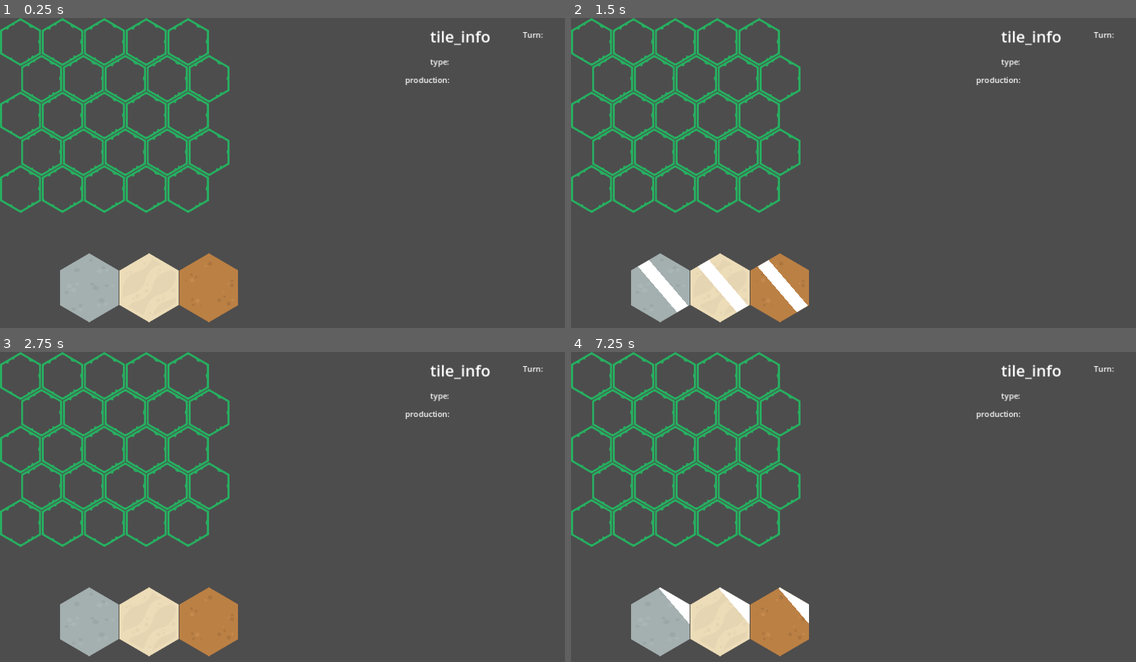
Above: before the commit, frames 1-4 (two rows, left to right).
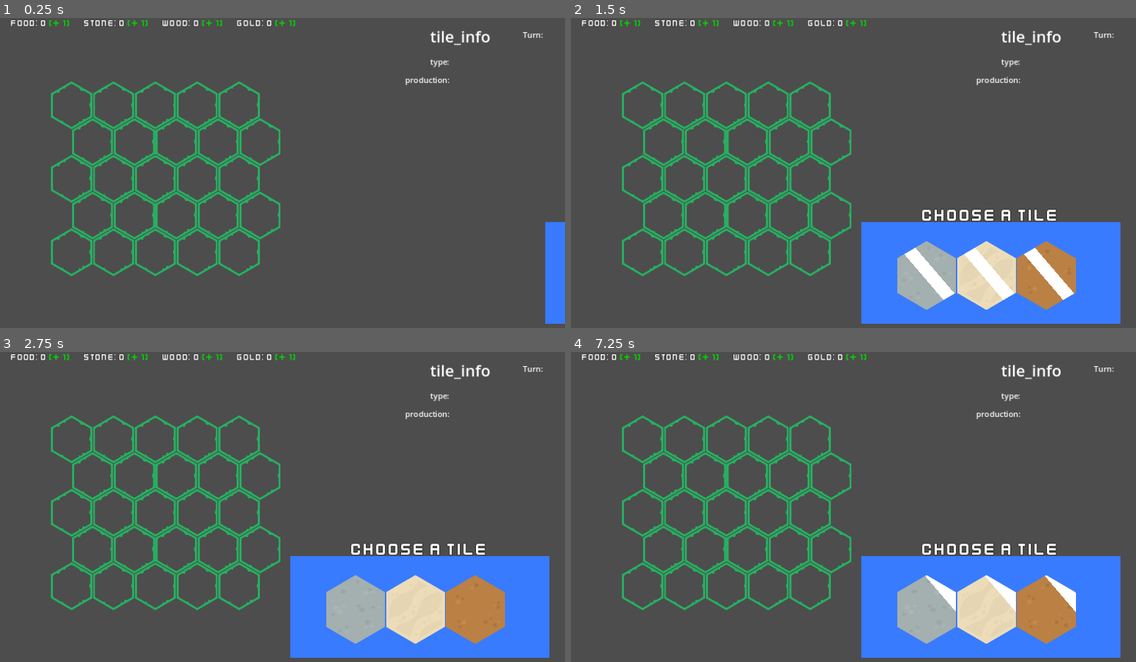
Above: after the commit, the same moments.

Repository: nicoviarnes/hex
Game: Godot game, scene res://main.tscn
Two runs of this game, one before a commit and one after it. Both use one fixed random seed, a clock stepped at 60 frames per second and the inputs below.
Inputs (mouse positions are in pixels of both pictures, inside the frame that each line leads up to):
- Up to frame 1 (0.25 s): no input
- Up to frame 2 (1.5 s): move the mouse to (593, 42) at 0.52 s; click (593, 42) at 0.67 s; move the mouse to (633, 42) at 1.27 s; click (633, 42) at 1.42 s
- Up to frame 3 (2.75 s): move the mouse to (101, 376) at 2.02 s; click (101, 376) at 2.17 s
- Up to frame 4 (7.25 s): tap Enter at 2.75, 4.25, 5.75 s; move the mouse to (717, 376) at 2.77 s; click (717, 376) at 2.92 s; tap Space at 3.5, 5, 6.5 s; move the mouse to (757, 376) at 3.52 s; click (757, 376) at 3.67 s; move the mouse to (610, 414) at 4.27 s; click (610, 414) at 4.42 s; move the mouse to (655, 414) at 5.02 s; click (655, 414) at 5.17 s; move the mouse to (695, 414) at 5.77 s; click (695, 414) at 5.92 s; move the mouse to (740, 414) at 6.52 s; click (740, 414) at 6.67 s

The runs differ from the first frame. In frame 1, 15% of the frame differs, in the area x 0-100%, y 0-99%; in frame 2, 29%, in the area x 0-98%, y 0-99%; in frame 3, 29%; in frame 4, 29%.

Commit message:
implement turn system, implement resource gains, implement adjacency bonuses

Diff:
--- /dev/null
+++ b/autoloads/ResourceManager.gd
@@ -0,0 +1,39 @@
+extends Node
+
+signal updateResources
+signal updateProduction
+
+var current_food = 0
+var current_stone = 0
+var current_wood = 0
+var current_gold = 0
+
+var food_per_turn = 1
+var stone_per_turn = 1
+var wood_per_turn = 1
+var gold_per_turn = 1
+
+func _ready():
+	TurnManager.turnEnded.connect(update_resources)
+
+func update_resources():
+	current_food += food_per_turn
+	current_stone += stone_per_turn
+	current_wood += wood_per_turn
+	current_gold += gold_per_turn
+
+	emit_signal("updateResources")
+
+
+func update_production(production, resourceProduced):
+	print(resourceProduced)
+	match resourceProduced:
+		"food":
+			food_per_turn += production
+		"stone":
+			stone_per_turn += production
+		"wood":
+			wood_per_turn += production
+		"gold":
+			gold_per_turn += production
+	emit_signal("updateProduction")
--- a/autoloads/TurnManager.gd
+++ b/autoloads/TurnManager.gd
@@ -1,8 +1,16 @@
 extends Node
 
+signal tilePlaced
+signal turnEnded
 
+var tile_placed_this_turn = false
 var turn = 0
+
+func tile_placed():
+	tile_placed_this_turn = true
+	emit_signal("tilePlaced")
 
 func end_turn():
 	turn += 1
-	print(turn)
+	tile_placed_this_turn = false
+	emit_signal("turnEnded")
--- a/hex.gd
+++ b/hex.gd
@@ -17,10 +17,10 @@
 
 #tile type dictionary for setting tile info
 var TILE_TYPES = {
-	grass: ["grass", 1],
-	dirt: ["dirt", 1],
-	stone: ["stone", 1],
-	sand: ["sand", 1],
+	grass: ["grass", 1, "wood"],
+	dirt: ["dirt", 1, "food"],
+	stone: ["stone", 1, "stone"],
+	sand: ["sand", 1, "gold"],
 }
 
 #terrain type of the tile
@@ -28,6 +28,7 @@
 
 #resource produced by the tile
 var production : int
+var resourceProduced : String
 
 #array containing neihboring hex nodes
 var neighbors : Array
@@ -59,8 +60,9 @@
 		if TurnManager.turn == 0:
 			if ChoiceManager.choice != null:
 				set_tile()
-				#increment the turn in the TurnManager autoload script
-				TurnManager.turn += 1
+			elif occupied:
+				#signal to the label script in main scene to update the info labels
+				emit_signal("selected", self)
 		else:
 			if not occupied && ChoiceManager.choice != null:
 				#on all subsequent turns we check to make sure that the player can only place tiles adjacent to an existing tile
@@ -71,31 +73,38 @@
 			elif occupied:
 				#signal to the label script in main scene to update the info labels
 				emit_signal("selected", self)
-				FCTManager.show_value(15)
 
 
 # set the empty tile to the selected tile values
 func set_tile():
-	self.texture = ChoiceManager.choice
-	ChoiceManager.choice = null
-	occupied = true
-	if self.texture in TILE_TYPES:
-		var tile_type = TILE_TYPES[self.texture]
-		type = tile_type[0]
-		production = tile_type[1]
-		update_self()
-		update_neighbors()
-
+	if not TurnManager.tile_placed_this_turn:
+		self.texture = ChoiceManager.choice
+		ChoiceManager.choice = null
+		occupied = true
+		if self.texture in TILE_TYPES:
+			var tile_type = TILE_TYPES[self.texture]
+			type = tile_type[0]
+			production = tile_type[1]
+			resourceProduced = tile_type[2]
+			update_self()
+			update_neighbors()
+		TurnManager.tile_placed()
 
 func update_self():
 	for neighbor in neighbors:
 		if neighbor.get_parent().type == type:
 			production += 1
+	ResourceManager.update_production(production,resourceProduced)
+
 
 func update_neighbors():
+	var added_production = 0
 	for neighbor in neighbors:
 		if neighbor.get_parent().type == type:
 			neighbor.get_parent().production += 1
+			added_production += 1
+	ResourceManager.update_production(added_production, resourceProduced)
+
 
 #check to see if there are any valid neighbors nearby on the grid
 func is_tile_valid():
@@ -110,3 +119,8 @@
 	if area.is_in_group("hex") && area.get_parent() != self && area.get_parent():
 		if not neighbors.has(area):
 			neighbors.append(area)
+
+
+func resource_gained_popup():
+	if type.length() > 0:
+		FCTManager.show_value(production)
--- a/hex_info.gd
+++ b/hex_info.gd
@@ -2,8 +2,13 @@
 
 @onready var type_label = $type
 @onready var production_label = $production
+@onready var turn_label = $turn
 
-# Called when the node enters the scene tree for the first time.
+
 func update_info(node):
 	type_label.text = "Type: " + node.type
 	production_label.text = "Production: " + str(node.production)
+
+
+func _on_endturn_button_update_turn():
+	turn_label.text = "Turn: " + str(TurnManager.turn)
--- a/main.tscn
+++ b/main.tscn
@@ -1,16 +1,20 @@
-[gd_scene load_steps=4 format=3 uid="uid://cyncqvduph3yy"]
+[gd_scene load_steps=6 format=3 uid="uid://cyncqvduph3yy"]
 
 [ext_resource type="PackedScene" uid="uid://db6e4fctrilsf" path="res://map.tscn" id="1_07mbj"]
-[ext_resource type="PackedScene" uid="uid://btgb3ge2g4158" path="res://random_hexes.tscn" id="2_wnl4u"]
+[ext_resource type="PackedScene" uid="uid://n8s7uiy733gc" path="res://ui_elements/resource_tracker.tscn" id="1_qq8g0"]
+[ext_resource type="PackedScene" uid="uid://blteig541fori" path="res://ui_elements/tile_picker.tscn" id="3_e5cay"]
 [ext_resource type="Script" path="res://hex_info.gd" id="3_p1wmd"]
+[ext_resource type="PackedScene" uid="uid://2stkh27ubhog" path="res://ui_elements/endturn_button.tscn" id="4_5kte4"]
 
 [node name="Main" type="Node2D"]
 
-[node name="Map" parent="." instance=ExtResource("1_07mbj")]
-scale = Vector2(0.7, 0.7)
-
-[node name="RandomHexes" parent="." instance=ExtResource("2_wnl4u")]
-position = Vector2(182, 550)
+[node name="ResourceTracker" parent="." instance=ExtResource("1_qq8g0")]
+anchors_preset = 0
+anchor_right = 0.0
+anchor_bottom = 0.0
+offset_bottom = 0.0
+grow_horizontal = 1
+grow_vertical = 1
 
 [node name="Info" type="Label" parent="."]
 offset_left = 877.0
@@ -45,3 +49,29 @@
 offset_right = 283.0
 offset_bottom = 35.0
 text = "Turn: "
+
+[node name="TilePicker" parent="." instance=ExtResource("3_e5cay")]
+offset_left = 1186.0
+offset_top = 416.0
+offset_right = 1714.0
+offset_bottom = 624.0
+
+[node name="EndturnButton" parent="." instance=ExtResource("4_5kte4")]
+visible = false
+anchors_preset = 15
+anchor_right = 1.0
+anchor_bottom = 1.0
+offset_left = 834.0
+offset_top = 532.0
+offset_right = 1024.0
+offset_bottom = 581.0
+grow_horizontal = 2
+grow_vertical = 2
+
+[node name="Map" parent="." instance=ExtResource("1_07mbj")]
+position = Vector2(104, 129)
+scale = Vector2(0.7, 0.7)
+
+[connection signal="makeNewHand" from="TilePicker" to="EndturnButton" method="_on_tile_picker_make_new_hand"]
+[connection signal="pressed" from="EndturnButton" to="TilePicker" method="_on_endturn_button_pressed"]
+[connection signal="updateTurn" from="EndturnButton" to="Info" method="_on_endturn_button_update_turn"]
--- a/map.gd
+++ b/map.gd
@@ -29,6 +29,7 @@
 			#var hex_tile = sprite.get_node("HexTile")
 			#print(info.update_info())
 			sprite.selected.connect(info.update_info)
+			TurnManager.turnEnded.connect(sprite.resource_gained_popup)
 			sprite.position = current_position + Vector2(x_offset, 0)
 			add_child(sprite)
 
--- a/project.godot
+++ b/project.godot
@@ -19,6 +19,7 @@
 
 ChoiceManager="*res://autoloads/ChoiceManager.gd"
 TurnManager="*res://autoloads/TurnManager.gd"
+ResourceManager="*res://autoloads/ResourceManager.gd"
 
 [display]
 
--- a/random_hexes.gd
+++ b/random_hexes.gd
@@ -2,7 +2,6 @@
 
 var hex_choice = preload("res://choice.tscn")
 var choice_count = 3
-var x_offset = 0
 
 # Called when the node enters the scene tree for the first time.
 func _ready():
@@ -10,9 +9,17 @@
 
 
 func make_choices():
+	var x_offset = 0
+	for child in get_children():
+		child.queue_free()
+
 	for choice in choice_count:
 		var hex = hex_choice.instantiate()
 		hex.position.x = x_offset
 		hex.position.y = 0
 		x_offset += 122
 		add_child(hex)
+
+
+func _on_tile_picker_make_new_hand():
+	make_choices()
--- /dev/null
+++ b/ui_elements/endturn_button.gd
@@ -0,0 +1,13 @@
+extends TextureButton
+
+signal updateTurn
+
+
+func _on_pressed():
+	visible = false
+	TurnManager.end_turn()
+	emit_signal("updateTurn")
+
+
+func _on_tile_picker_make_new_hand():
+	visible = true
--- /dev/null
+++ b/ui_elements/endturn_button.tscn
@@ -0,0 +1,31 @@
+[gd_scene load_steps=6 format=3 uid="uid://2stkh27ubhog"]
+
+[ext_resource type="Texture2D" uid="uid://kyor7lod206s" path="res://assets/PNG/red_button11.png" id="1_f06d5"]
+[ext_resource type="Texture2D" uid="uid://bm33uey05yne4" path="res://assets/PNG/red_button12.png" id="2_04auo"]
+[ext_resource type="Texture2D" uid="uid://b0lxkgh0vfuy2" path="res://assets/PNG/red_button13.png" id="3_5cte7"]
+[ext_resource type="Script" path="res://ui_elements/endturn_button.gd" id="3_p7q28"]
+[ext_resource type="FontFile" uid="uid://bka8bd4shbl68" path="res://assets/Font/kenvector_future.ttf" id="5_aafcd"]
+
+[node name="EndturnButton" type="TextureButton"]
+offset_right = 40.0
+offset_bottom = 40.0
+texture_normal = ExtResource("1_f06d5")
+texture_pressed = ExtResource("2_04auo")
+texture_hover = ExtResource("3_5cte7")
+script = ExtResource("3_p7q28")
+
+[node name="Label" type="Label" parent="."]
+layout_mode = 0
+offset_left = 5.0
+offset_top = 2.0
+offset_right = 186.0
+offset_bottom = 41.0
+theme_override_colors/font_outline_color = Color(0, 0, 0, 1)
+theme_override_constants/outline_size = 4
+theme_override_fonts/font = ExtResource("5_aafcd")
+theme_override_font_sizes/font_size = 28
+text = "End Turn"
+horizontal_alignment = 1
+vertical_alignment = 1
+
+[connection signal="pressed" from="." to="." method="_on_pressed"]
--- /dev/null
+++ b/ui_elements/resource_tracker.gd
@@ -0,0 +1,34 @@
+extends HBoxContainer
+
+@onready var current_food = $currentFood
+@onready var food_per_turn = $foodPerTurn
+
+@onready var current_stone = $currentStone
+@onready var stone_per_turn = $stonePerTurn
+
+@onready var current_wood = $currentWood
+@onready var wood_per_turn = $woodPerTurn
+
+@onready var current_gold = $currentGold
+@onready var gold_per_turn = $goldPerTurn
+
+# Called when the node enters the scene tree for the first time.
+func _ready():
+	ResourceManager.updateResources.connect(update_resources)
+	ResourceManager.updateProduction.connect(update_production)
+	update_resources()
+	update_production()
+
+
+func update_resources():
+	current_food.text = str(ResourceManager.current_food)
+	current_stone.text = str(ResourceManager.current_stone)
+	current_wood.text = str(ResourceManager.current_wood)
+	current_gold.text = str(ResourceManager.current_gold)
+
+
+func update_production():
+	food_per_turn.text = "(+ " + str(ResourceManager.food_per_turn) + ")"
+	stone_per_turn.text = "(+ " + str(ResourceManager.stone_per_turn) + ")"
+	wood_per_turn.text = "(+ " + str(ResourceManager.wood_per_turn) + ")"
+	gold_per_turn.text = "(+ " + str(ResourceManager.gold_per_turn) + ")"
--- /dev/null
+++ b/ui_elements/resource_tracker.tscn
@@ -0,0 +1,169 @@
+[gd_scene load_steps=3 format=3 uid="uid://n8s7uiy733gc"]
+
+[ext_resource type="FontFile" uid="uid://qtuekc33gx5u" path="res://assets/Font/kenvector_future_thin.ttf" id="1_cqb1q"]
+[ext_resource type="Script" path="res://ui_elements/resource_tracker.gd" id="1_tqc1h"]
+
+[node name="ResourceTracker" type="HBoxContainer"]
+anchors_preset = 15
+anchor_right = 1.0
+anchor_bottom = 1.0
+offset_bottom = -566.0
+grow_horizontal = 2
+grow_vertical = 2
+script = ExtResource("1_tqc1h")
+
+[node name="spacer4" type="Label" parent="."]
+layout_mode = 2
+theme_override_colors/font_outline_color = Color(0, 0, 0, 1)
+theme_override_constants/outline_size = 2
+theme_override_fonts/font = ExtResource("1_cqb1q")
+theme_override_font_sizes/font_size = 18
+text = "    "
+horizontal_alignment = 1
+vertical_alignment = 1
+
+[node name="Food" type="Label" parent="."]
+layout_mode = 2
+theme_override_colors/font_outline_color = Color(0, 0, 0, 1)
+theme_override_constants/outline_size = 2
+theme_override_fonts/font = ExtResource("1_cqb1q")
+theme_override_font_sizes/font_size = 18
+text = "Food:"
+horizontal_alignment = 1
+vertical_alignment = 1
+
+[node name="currentFood" type="Label" parent="."]
+layout_mode = 2
+theme_override_colors/font_outline_color = Color(0, 0, 0, 1)
+theme_override_constants/outline_size = 2
+theme_override_fonts/font = ExtResource("1_cqb1q")
+theme_override_font_sizes/font_size = 18
+text = "0"
+horizontal_alignment = 1
+vertical_alignment = 1
+
+[node name="foodPerTurn" type="Label" parent="."]
+layout_mode = 2
+theme_override_colors/font_color = Color(0, 0.862745, 0, 1)
+theme_override_fonts/font = ExtResource("1_cqb1q")
+theme_override_font_sizes/font_size = 18
+text = "(+1)"
+horizontal_alignment = 1
+vertical_alignment = 1
+
+[node name="spacer" type="Label" parent="."]
+layout_mode = 2
+theme_override_colors/font_outline_color = Color(0, 0, 0, 1)
+theme_override_constants/outline_size = 2
+theme_override_fonts/font = ExtResource("1_cqb1q")
+theme_override_font_sizes/font_size = 18
+text = "    "
+horizontal_alignment = 1
+vertical_alignment = 1
+
+[node name="Stone" type="Label" parent="."]
+layout_mode = 2
+theme_override_colors/font_outline_color = Color(0, 0, 0, 1)
+theme_override_constants/outline_size = 2
+theme_override_fonts/font = ExtResource("1_cqb1q")
+theme_override_font_sizes/font_size = 18
+text = "stone:"
+horizontal_alignment = 1
+vertical_alignment = 1
+
+[node name="currentStone" type="Label" parent="."]
+layout_mode = 2
+theme_override_colors/font_outline_color = Color(0, 0, 0, 1)
+theme_override_constants/outline_size = 2
+theme_override_fonts/font = ExtResource("1_cqb1q")
+theme_override_font_sizes/font_size = 18
+text = "0"
+horizontal_alignment = 1
+vertical_alignment = 1
+
+[node name="stonePerTurn" type="Label" parent="."]
+layout_mode = 2
+theme_override_colors/font_color = Color(0, 0.862745, 0, 1)
+theme_override_fonts/font = ExtResource("1_cqb1q")
+theme_override_font_sizes/font_size = 18
+text = "(+1)"
+horizontal_alignment = 1
+vertical_alignment = 1
+
+[node name="spacer2" type="Label" parent="."]
+layout_mode = 2
+theme_override_colors/font_outline_color = Color(0, 0, 0, 1)
+theme_override_constants/outline_size = 2
+theme_override_fonts/font = ExtResource("1_cqb1q")
+theme_override_font_sizes/font_size = 18
+text = "    "
+horizontal_alignment = 1
+vertical_alignment = 1
+
+[node name="wood" type="Label" parent="."]
+layout_mode = 2
+theme_override_colors/font_outline_color = Color(0, 0, 0, 1)
+theme_override_constants/outline_size = 2
+theme_override_fonts/font = ExtResource("1_cqb1q")
+theme_override_font_sizes/font_size = 18
+text = "wood:"
+horizontal_alignment = 1
+vertical_alignment = 1
+
+[node name="currentWood" type="Label" parent="."]
+layout_mode = 2
+theme_override_colors/font_outline_color = Color(0, 0, 0, 1)
+theme_override_constants/outline_size = 2
+theme_override_fonts/font = ExtResource("1_cqb1q")
+theme_override_font_sizes/font_size = 18
+text = "0"
+horizontal_alignment = 1
+vertical_alignment = 1
+
+[node name="woodPerTurn" type="Label" parent="."]
+layout_mode = 2
+theme_override_colors/font_color = Color(0, 0.862745, 0, 1)
+theme_override_fonts/font = ExtResource("1_cqb1q")
+theme_override_font_sizes/font_size = 18
+text = "(+1)"
+horizontal_alignment = 1
+vertical_alignment = 1
+
+[node name="spacer3" type="Label" parent="."]
+layout_mode = 2
+theme_override_colors/font_outline_color = Color(0, 0, 0, 1)
+theme_override_constants/outline_size = 2
+theme_override_fonts/font = ExtResource("1_cqb1q")
+theme_override_font_sizes/font_size = 18
+text = "    "
+horizontal_alignment = 1
+vertical_alignment = 1
+
+[node name="gold" type="Label" parent="."]
+layout_mode = 2
+theme_override_colors/font_outline_color = Color(0, 0, 0, 1)
+theme_override_constants/outline_size = 2
+theme_override_fonts/font = ExtResource("1_cqb1q")
+theme_override_font_sizes/font_size = 18
+text = "gold:"
+horizontal_alignment = 1
+vertical_alignment = 1
+
+[node name="currentGold" type="Label" parent="."]
+layout_mode = 2
+theme_override_colors/font_outline_color = Color(0, 0, 0, 1)
+theme_override_constants/outline_size = 2
+theme_override_fonts/font = ExtResource("1_cqb1q")
+theme_override_font_sizes/font_size = 18
+text = "0"
+horizontal_alignment = 1
+vertical_alignment = 1
+
+[node name="goldPerTurn" type="Label" parent="."]
+layout_mode = 2
+theme_override_colors/font_color = Color(0, 0.862745, 0, 1)
+theme_override_fonts/font = ExtResource("1_cqb1q")
+theme_override_font_sizes/font_size = 18
+text = "(+1)"
+horizontal_alignment = 1
+vertical_alignment = 1
--- /dev/null
+++ b/ui_elements/tile_picker.gd
@@ -0,0 +1,25 @@
+extends ColorRect
+
+signal makeNewHand
+
+
+func _ready():
+	show_hand()
+	TurnManager.tilePlaced.connect(hide_hand)
+
+func show_hand():
+	var tween = get_tree().create_tween()
+	tween.tween_property(self, "position", Vector2(592, 416), 1).set_trans(Tween.TRANS_QUAD).set_ease(Tween.EASE_IN_OUT)
+
+func hide_hand():
+	var tween = get_tree().create_tween()
+	tween.tween_property(self, "position", Vector2(1186, 416), 1).set_trans(Tween.TRANS_QUAD).set_ease(Tween.EASE_IN_OUT)
+
+	tween.tween_callback(make_new_hand)
+
+
+func make_new_hand():
+	emit_signal("makeNewHand")
+
+func _on_endturn_button_pressed():
+	show_hand()
--- /dev/null
+++ b/ui_elements/tile_picker.tscn
@@ -0,0 +1,37 @@
+[gd_scene load_steps=4 format=3 uid="uid://blteig541fori"]
+
+[ext_resource type="Script" path="res://ui_elements/tile_picker.gd" id="1_5qbvq"]
+[ext_resource type="FontFile" uid="uid://qtuekc33gx5u" path="res://assets/Font/kenvector_future_thin.ttf" id="1_7ibka"]
+[ext_resource type="PackedScene" uid="uid://btgb3ge2g4158" path="res://random_hexes.tscn" id="2_rgg5g"]
+
+[node name="TilePicker" type="ColorRect"]
+offset_left = 334.0
+offset_top = 257.0
+offset_right = 862.0
+offset_bottom = 465.0
+mouse_filter = 2
+color = Color(0.219608, 0.482353, 1, 1)
+script = ExtResource("1_5qbvq")
+
+[node name="Label" type="Label" parent="."]
+layout_mode = 1
+anchors_preset = 5
+anchor_left = 0.5
+anchor_right = 0.5
+offset_left = -138.0
+offset_top = -35.0
+offset_right = 138.0
+offset_bottom = 9.0
+grow_horizontal = 2
+theme_override_colors/font_outline_color = Color(0, 0, 0, 1)
+theme_override_constants/outline_size = 3
+theme_override_fonts/font = ExtResource("1_7ibka")
+theme_override_font_sizes/font_size = 36
+text = "Choose a Tile"
+horizontal_alignment = 1
+vertical_alignment = 1
+
+[node name="RandomHexes" parent="." instance=ExtResource("2_rgg5g")]
+position = Vector2(133, 109)
+
+[connection signal="makeNewHand" from="." to="RandomHexes" method="_on_tile_picker_make_new_hand"]
--- a/utility/fct.tscn
+++ b/utility/fct.tscn
@@ -1,13 +1,16 @@
-[gd_scene load_steps=2 format=3 uid="uid://jx61d0tsyt7m"]
+[gd_scene load_steps=3 format=3 uid="uid://jx61d0tsyt7m"]
 
 [ext_resource type="Script" path="res://utility/fct.gd" id="1_a2hso"]
+[ext_resource type="FontFile" uid="uid://bka8bd4shbl68" path="res://assets/Font/kenvector_future.ttf" id="1_fh5gf"]
 
 [node name="FCT" type="Label"]
 offset_right = 40.0
 offset_bottom = 23.0
+theme_override_colors/font_color = Color(0.14902, 0.698039, 0, 1)
 theme_override_colors/font_outline_color = Color(0, 0, 0, 1)
 theme_override_constants/outline_size = 4
-theme_override_font_sizes/font_size = 18
+theme_override_fonts/font = ExtResource("1_fh5gf")
+theme_override_font_sizes/font_size = 26
 text = "FCT"
 horizontal_alignment = 1
 vertical_alignment = 1
Binary file added: assets/Font/kenvector_future.ttf
Not shown, added: assets/Font/kenvector_future.ttf.import
Binary file added: assets/Font/kenvector_future_thin.ttf
Not shown, added: assets/Font/kenvector_future_thin.ttf.import
Binary file added: assets/PNG/blue_boxCheckmark.png
Not shown, added: assets/PNG/blue_boxCheckmark.png.import
Binary file added: assets/PNG/blue_boxCross.png
Not shown, added: assets/PNG/blue_boxCross.png.import
Binary file added: assets/PNG/blue_boxTick.png
Not shown, added: assets/PNG/blue_boxTick.png.import
Binary file added: assets/PNG/blue_button00.png
Not shown, added: assets/PNG/blue_button00.png.import
(and 284 more such lines)
